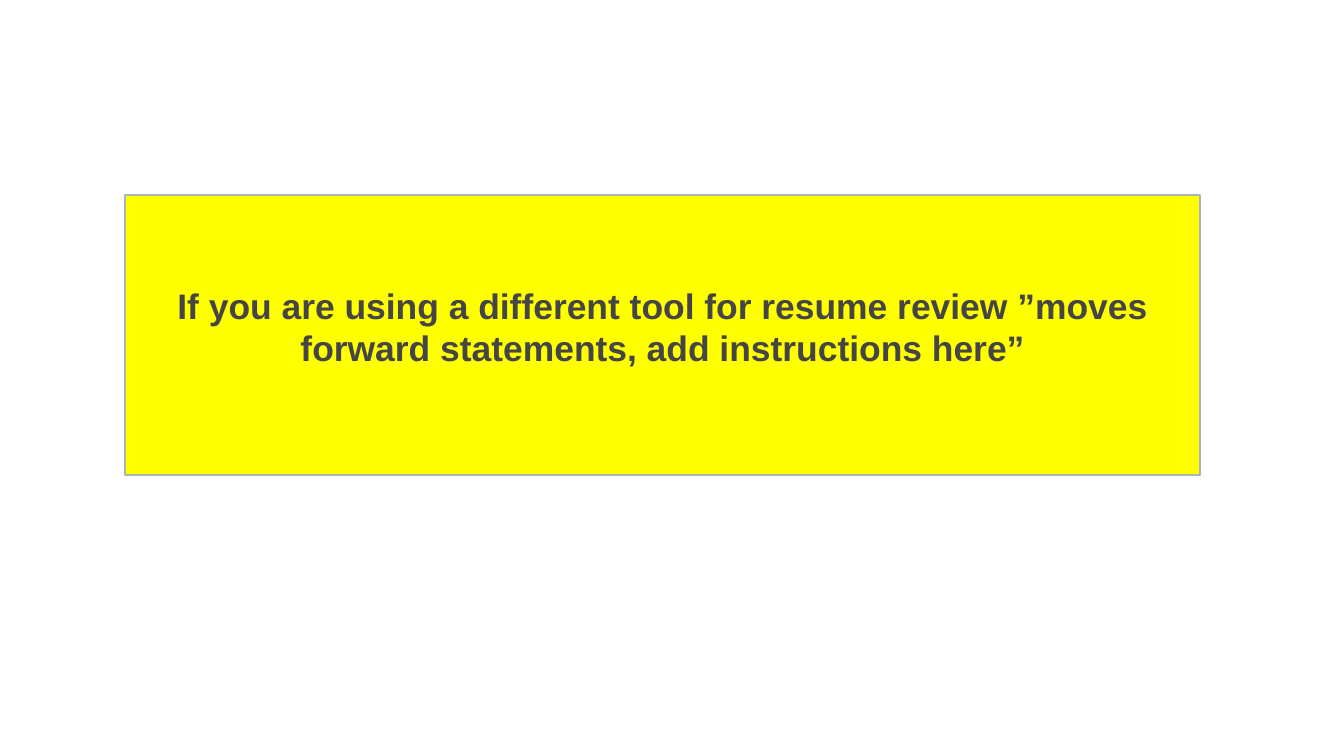
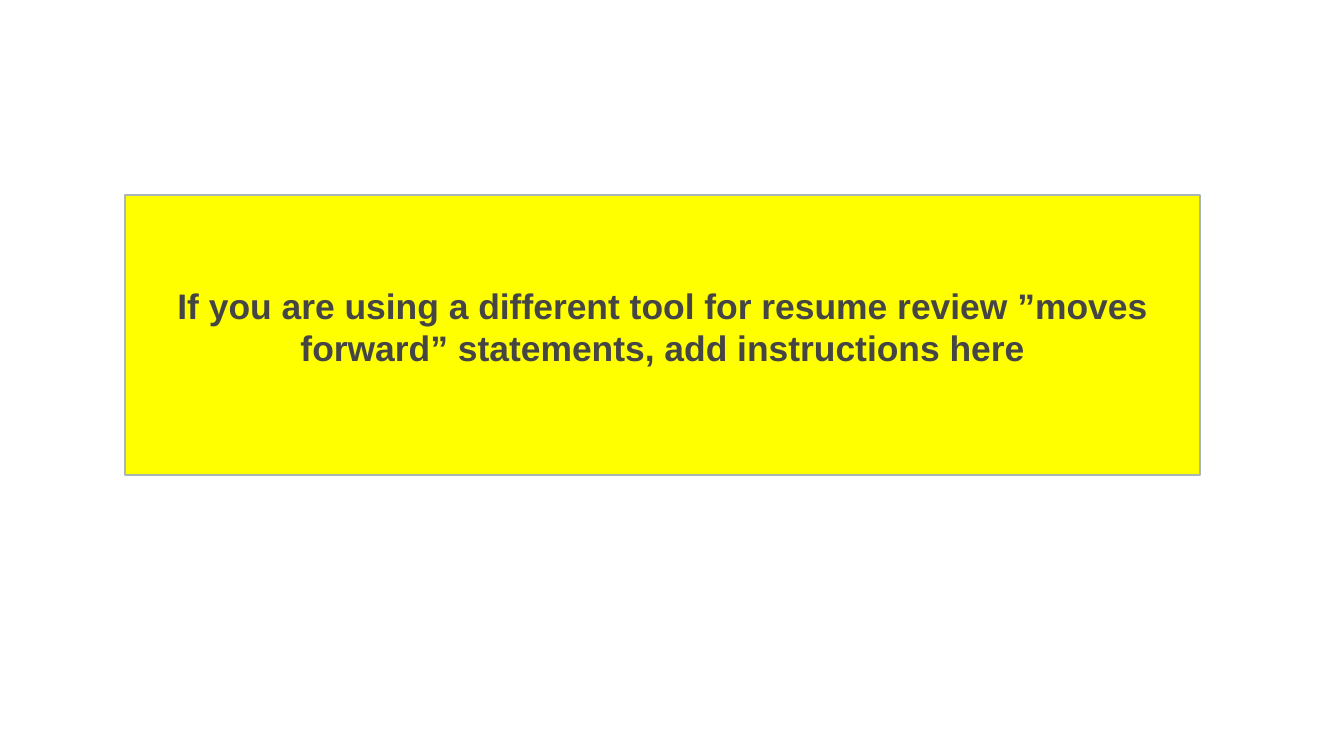
Before and after one commit to usds/SME-QA-Website, a slide deck: slide 17 of toolkit/resume-review/sme-training-resume-review.pptx. Drawn at 1344x756 pixels with LibreOffice and Linux fonts; fonts in the diff are those of the drawing. Boxes give left, top, right and bottom in pixels: in the first picture for what was removed or moved away, otherwise in the second. Text is boxed around its words. In the diff, an @@ line names an element or a change of style, - is before the commit and + after.

```diff
--- a/toolkit/resume-review/sme-training-resume-review.pptx
+++ b/toolkit/resume-review/sme-training-resume-review.pptx
@@ text in rectangle at (177,293,1147,367): text changed @@
-If you are using a different tool for resume review ”moves forward statements, add instructions here”
+If you are using a different tool for resume review ”moves forward” statements, add instructions here
```
Also in this commit, not shown: 4 other slides changed.
